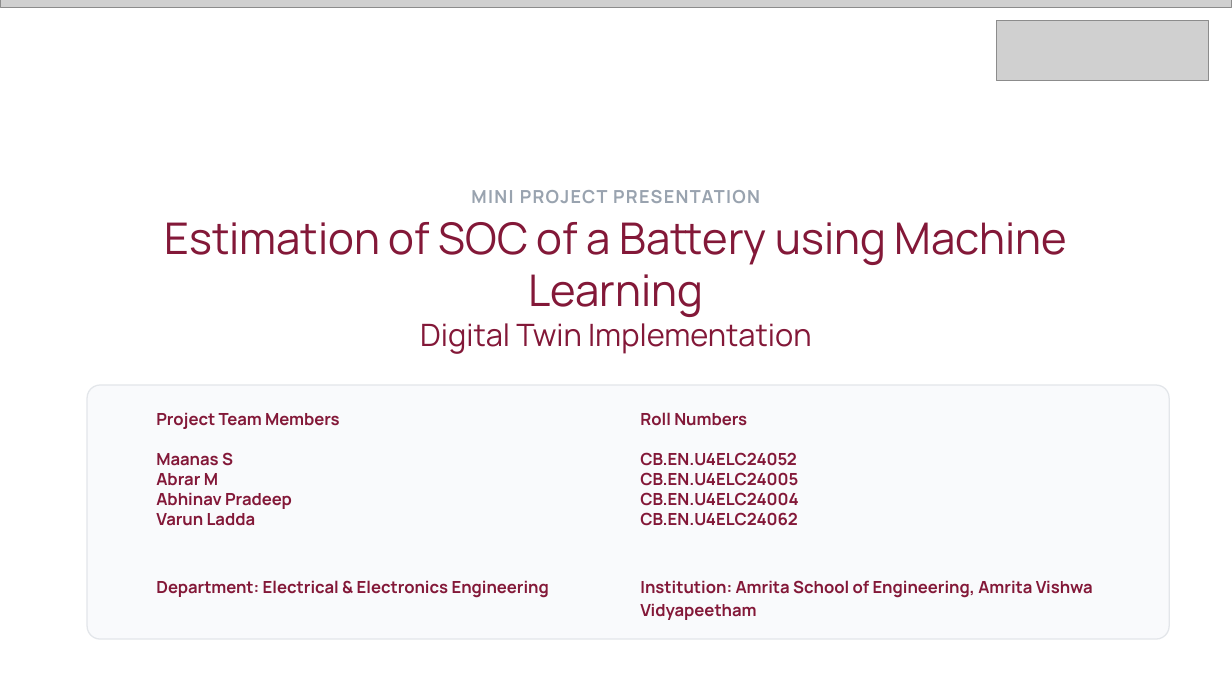
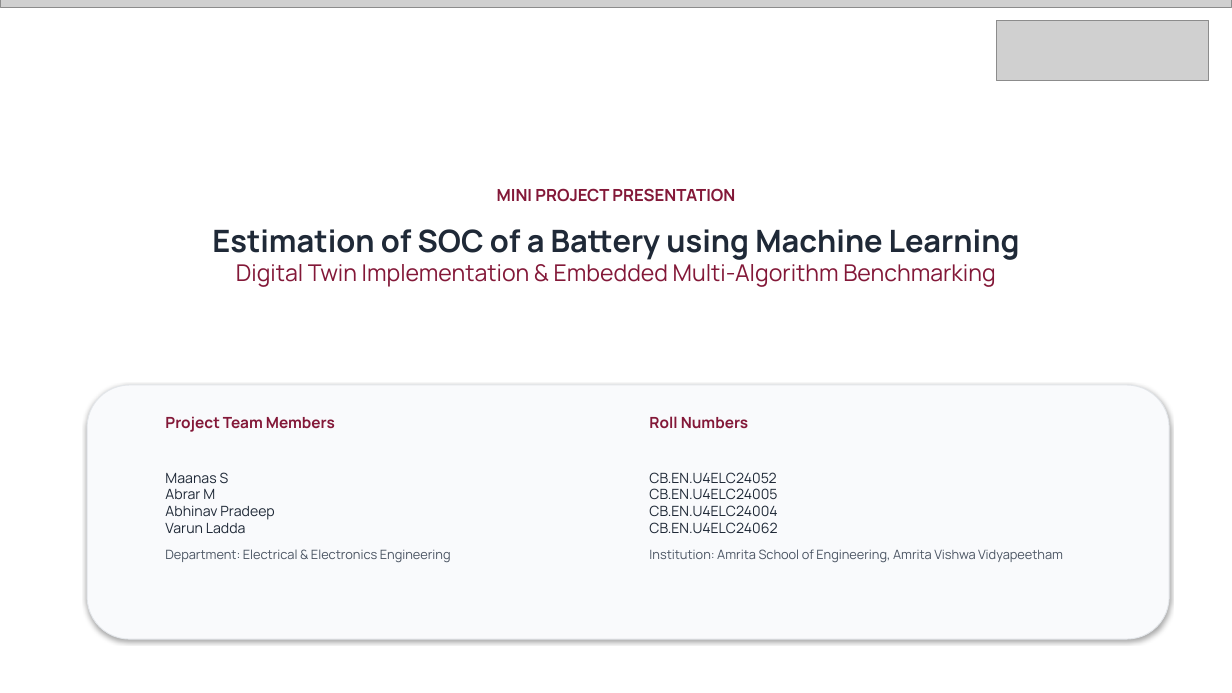
Before and after one commit to Imagiyy/Digital-Twin--ML-Based-Battery-SOC-Estimation, a slide deck: slide 1 of Amrita_SOC_Digital_Twin_Presentation.pptx. Drawn at 1232x693 pixels with LibreOffice and Linux fonts; fonts in the diff are those of the drawing; grey boxes stand for pictures. Boxes give left, top, right and bottom in pixels: in the first picture for what was removed or moved away, otherwise in the second. Text is boxed around its words. In the diff, an @@ line names an element or a change of style, - is before the commit and + after.

```diff
--- a/Amrita_SOC_Digital_Twin_Presentation.pptx
+++ b/Amrita_SOC_Digital_Twin_Presentation.pptx
@@ text "MINI PROJECT PRESENTATION" at (x1=497, y1=188, x2=735, y2=202): size 14 to 13 pt, text colour #99A3AF to #831838, letter spacing 1 to 0 pt; vertical alignment middle to top @@
@@ text "Estimation of SOC of a ..." at (x1=212, y1=229, x2=1020, y2=287): vertical alignment middle to top @@
@@ text at (x1=212, y1=229, x2=1020, y2=260): size 34 to 24 pt, text colour #831838 to #1F2937, bold on in "Estimation of SOC of a Battery using ..." @@
@@ text at (x1=236, y1=264, x2=995, y2=287): text changed; size 24 to 18 pt @@
-Digital Twin Implementation
+Digital Twin Implementation & Embedded Multi-Algorithm Benchmarking
@@ rounded rectangle at (x1=87, y1=385, x2=1169, y2=640): outline #E3E6EA 1 pt to #E3E6EA 0.75 pt; shadow on; proportions changed @@
@@ text "Project Team Members" at (x1=165, y1=416, x2=451, y2=563): size 13 to 12 pt in "Project Team Members"; size 13 to 11 pt, text colour #831838 to #1F2937 in "Maanas S", "Abrar M", "Abhinav Pradeep", "Varun Ladda"; bold off in "Maanas S", "Abrar M", "Abhinav Pradeep", "Varun Ladda" and 1 more places; size 13 to 10 pt, text colour #831838 to #4B5563 in "Department: Electrical & Electronics Engineering"; line spacing 1.15 to 1; more space between paragraphs @@
@@ text "Roll Numbers" at (x1=649, y1=416, x2=1063, y2=562): size 13 to 12 pt in "Roll Numbers"; size 13 to 11 pt, text colour #831838 to #1F2937 in "CB.EN.U4ELC24052", "CB.EN.U4ELC24005", "CB.EN.U4ELC24004", "CB.EN.U4ELC24062"; bold off; size 13 to 10 pt, text colour #831838 to #4B5563 in "Institution: Amrita School of Engineering, Amrita Vishwa ..."; line spacing 1.15 to 1; more space between paragraphs @@
```
Also in this commit, not shown: 5 other slides changed, 17 slides added, 8 slides removed.
